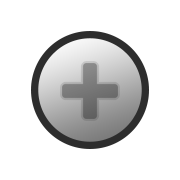
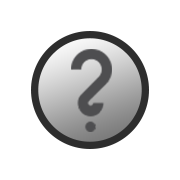
The second 180 × 180 image is a revision of the first. Changes to its layers:
added layer "1372864075_question_mark" above "1372863454_wrench" over [71, 49, 112, 132]
hid "1371433029_add" over [62, 63, 118, 119]
painted on "Ellipse 1", unmasked it over [60, 49, 120, 132]
painted on "Ellipse 1 copy", unmasked it over [60, 49, 120, 132]
